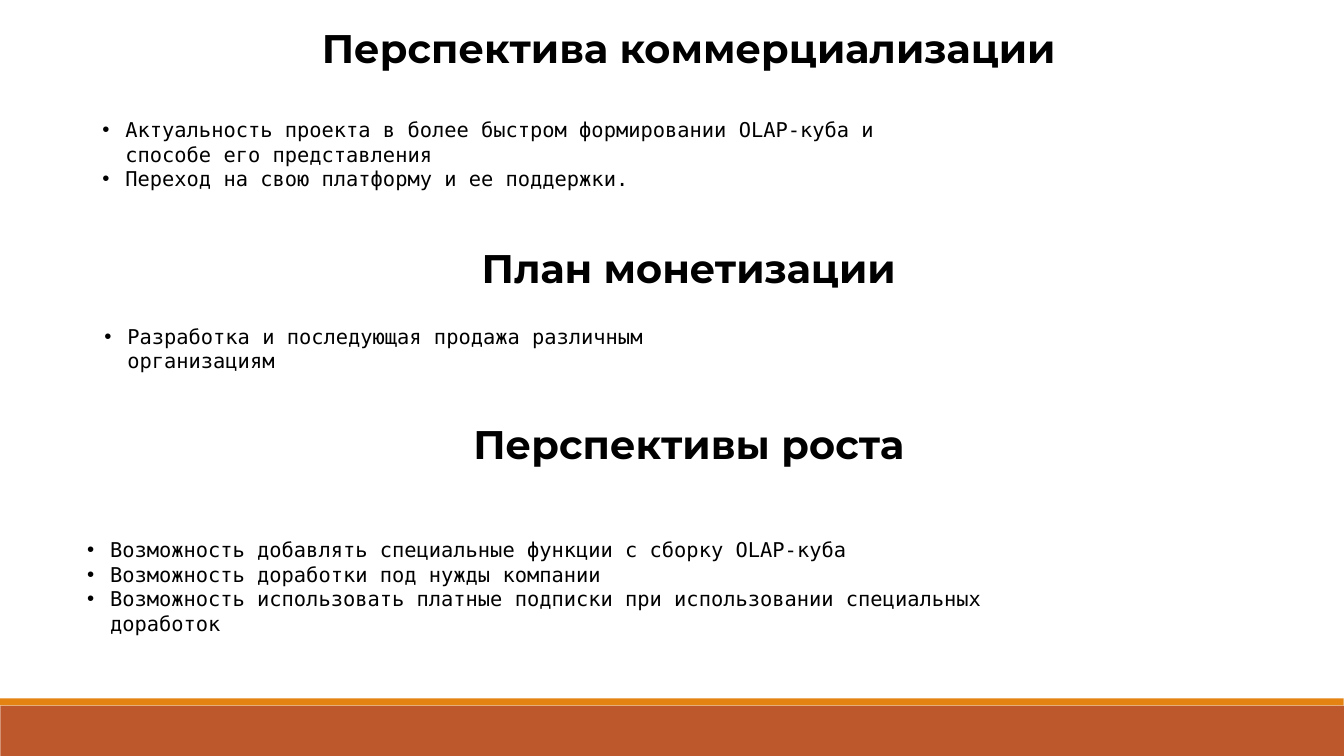
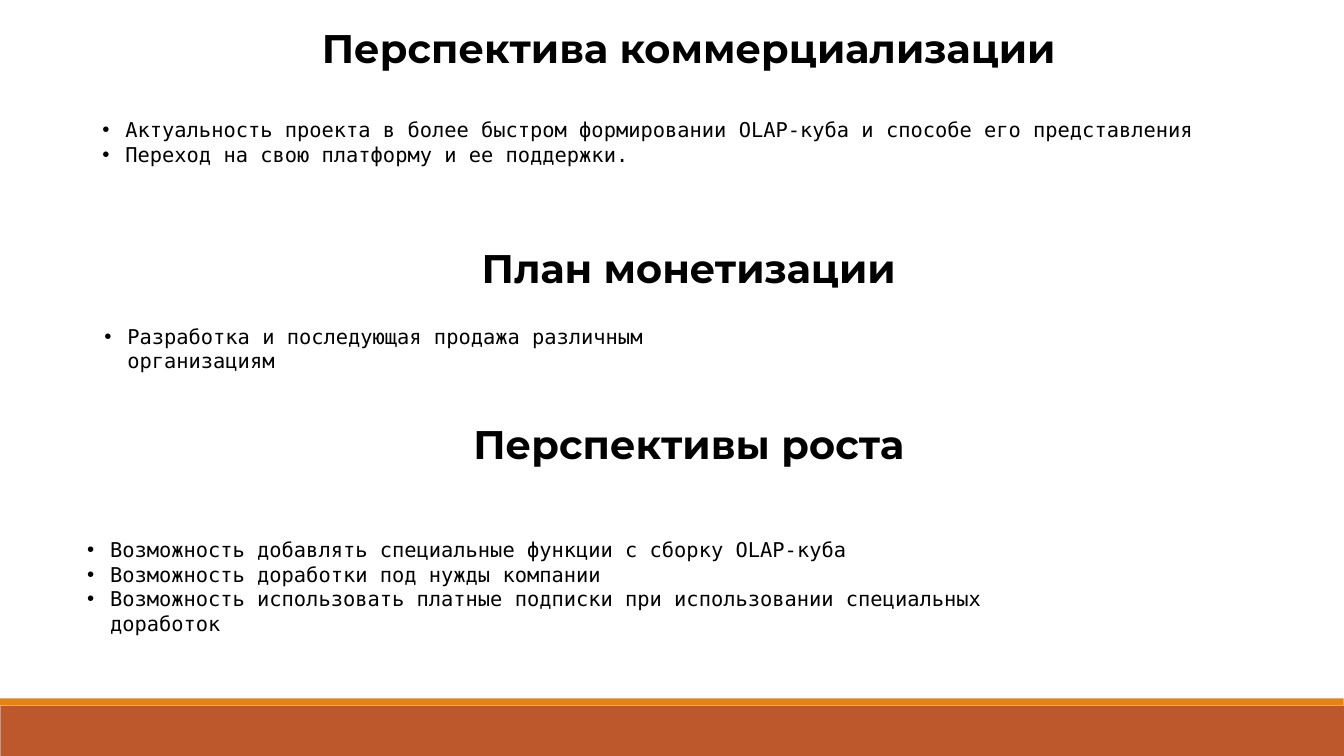
Before and after one commit to Raccoonn78/MagiCtr, a slide deck: slide 7 of Профессиональное ориентирование/кубыепта.pptx. Drawn at 1344x756 pixels with LibreOffice and Linux fonts; fonts in the diff are those of the drawing. Boxes give left, top, right and bottom in pixels: in the first picture for what was removed or moved away, otherwise in the second. Text is boxed around its words. In the diff, an @@ line names an element or a change of style, - is before the commit and + after.

```diff
--- a/Профессиональное ориентирование/кубыепта.pptx
+++ b/Профессиональное ориентирование/кубыепта.pptx
@@ text "Актуальность проекта в более быстром ..." rewrapped from (125,121,873,191) to (125,121,1192,167) @@
```
Also in this commit, not shown: 2 other slides changed, 2 other files.
